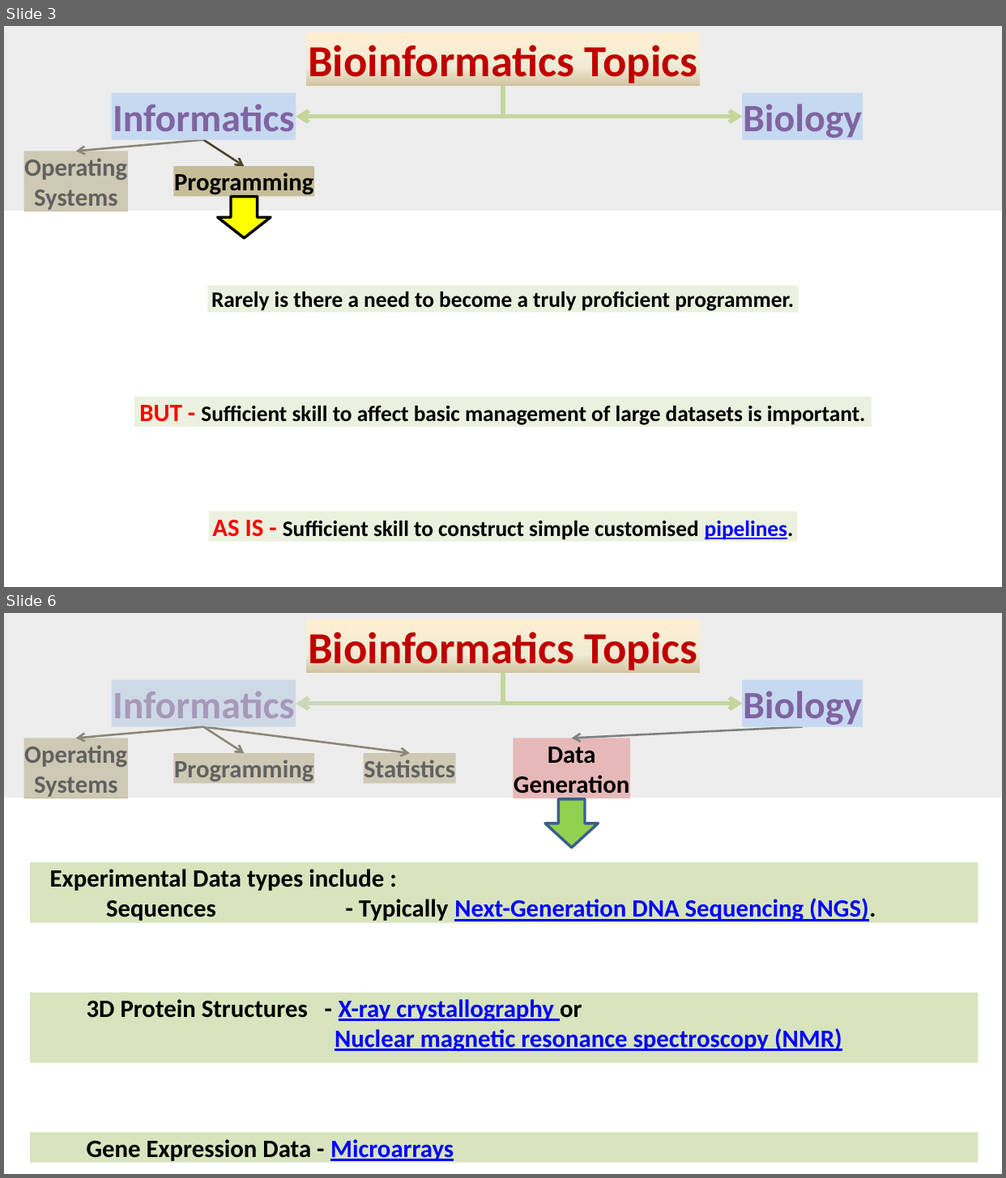
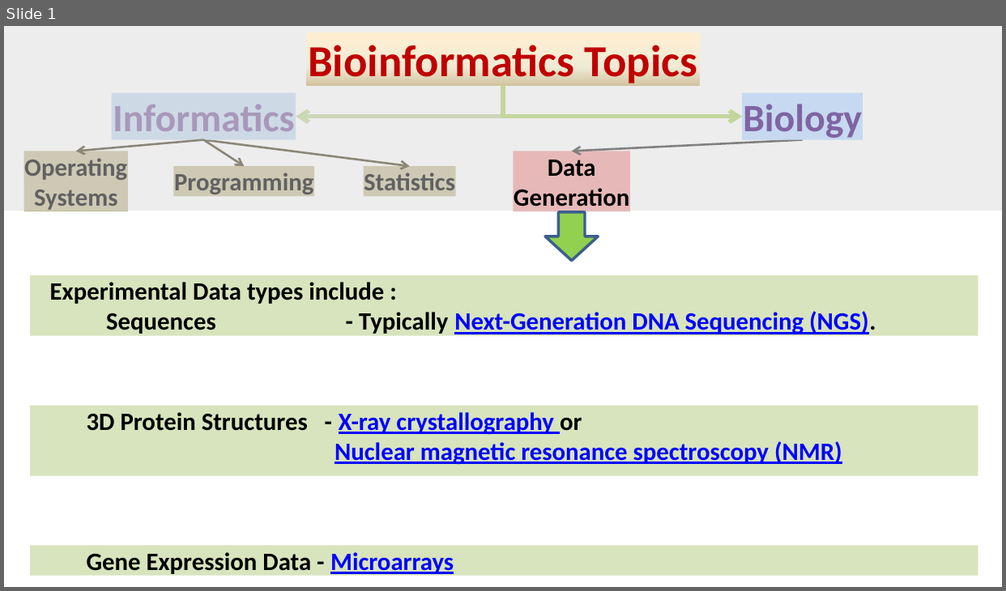
Before and after one commit to BioinformaticsTraining/Introduction-to-Bioinformatics, a slide deck: Presentations/01-Bioinformatics_Topics_Full/Part01/01-Bioinformatics_Topics-p1.pptx. Shown one above the other, each under a label of ours: slides 3 and 6 before the commit, slide 1 after it; the slides between them are not shown. The pictures are 1006x1178 and 1006x591 pixels, drawn with LibreOffice and Linux fonts; fonts in the diff are those of the drawing. Boxes give left, top, right and bottom in pixels: in the first picture for what was removed or moved away, otherwise in the second. Text is boxed around its words. In the diff, an @@ line names an element or a change of style, - is before the commit and + after.

```diff
--- a/Presentations/01-Bioinformatics_Topics_Full/Part01/01-Bioinformatics_Topics-p1.pptx
+++ b/Presentations/01-Bioinformatics_Topics_Full/Part01/01-Bioinformatics_Topics-p1.pptx
@@ slide 3 removed at <box>4,26,1002,587</box>, background #FFFFFF @@
@@ rectangle removed at <box>4,26,1002,211</box> @@
@@ rectangle removed at <box>306,32,701,86</box> @@
-Bioinformatics Topics
@@ rectangle removed at <box>112,93,296,139</box> @@
-Informatics
@@ elbow arrow removed from (503, 86) to (296, 117) @@
@@ elbow arrow removed from (503, 86) to (743, 117) @@
@@ rectangle removed at <box>743,93,863,139</box> @@
-Biology
@@ arrow removed from (203, 139) to (76, 151) @@
@@ arrow removed from (203, 139) to (245, 167) @@
@@ rectangle removed at <box>24,151,128,211</box> @@
-Operating
-Systems
@@ rectangle removed at <box>173,167,314,197</box> @@
-Programming
@@ down arrow removed at <box>218,197,270,238</box> @@
@@ rectangle removed at <box>207,285,799,313</box> @@
-Rarely is there a need to become a truly proficient programmer.
@@ rectangle removed at <box>134,397,872,427</box> @@
-BUT - Sufficient skill to affect basic management of large datasets is important.
@@ rectangle removed at <box>209,511,797,541</box> @@
-AS IS - Sufficient skill to construct simple customised pipelines.
@@ what was slide 6 is now slide 1 @@
```
Also in this commit, not shown: 4 other slides removed, 7 other files.
